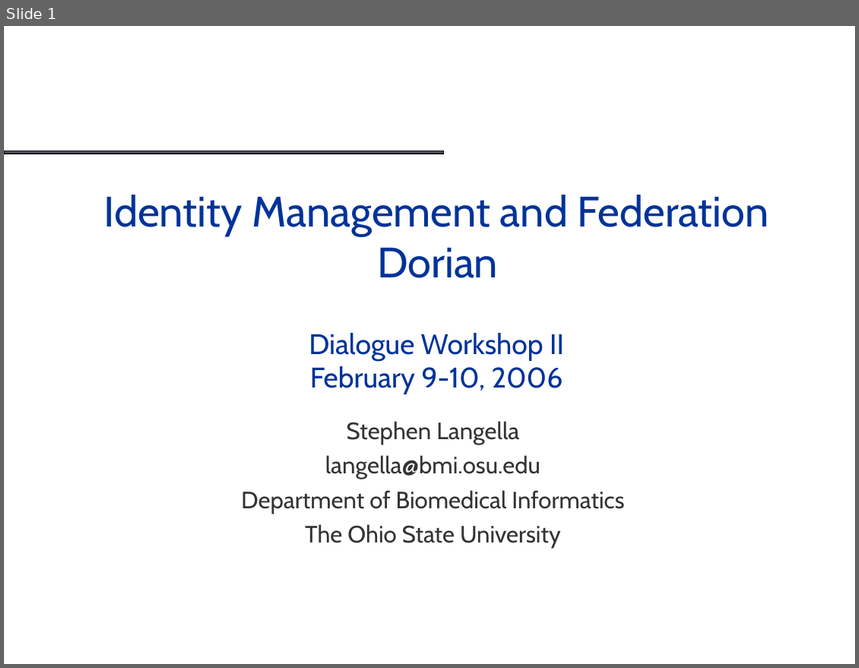
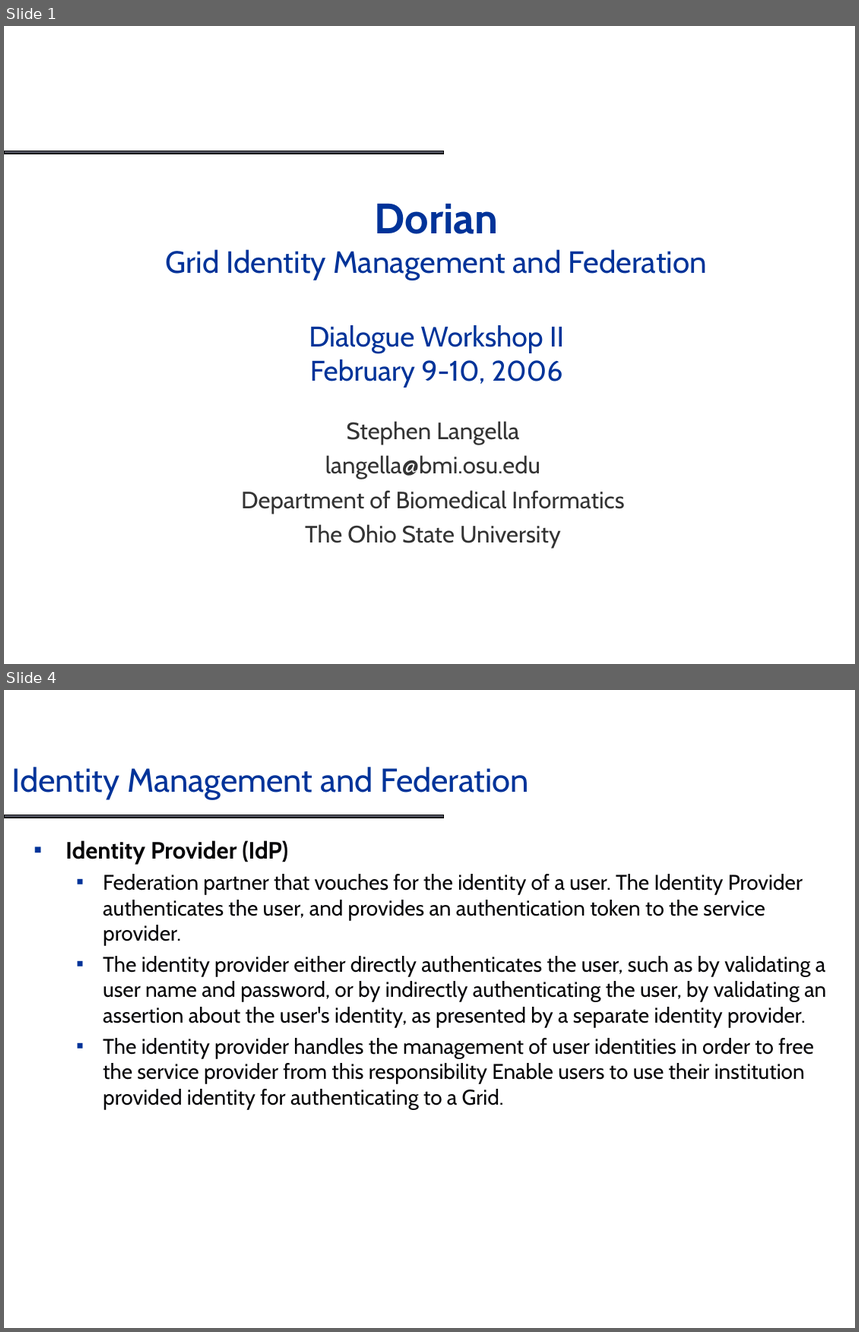
Before and after one commit to NCIP/cagrid-portal, a slide deck: cagrid-1-0/Documentation/presentations/dorian/Dorian_DIALOGUE2.ppt. Shown one above the other, each under a label of ours: slide 1 before the commit, slides 1 and 4 after it; the slides between them are not shown. The pictures are 859x668 and 859x1332 pixels, drawn with LibreOffice and Linux fonts; fonts in the diff are those of the drawing; background and template pictures are left out. Boxes give left, top, right and bottom in pixels: in the first picture for what was removed or moved away, otherwise in the second. Text is boxed around its words. In the diff, an @@ line names an element or a change of style, - is before the commit and + after.

```diff
--- a/cagrid-1-0/Documentation/presentations/dorian/Dorian_DIALOGUE2.ppt
+++ b/cagrid-1-0/Documentation/presentations/dorian/Dorian_DIALOGUE2.ppt
@@ slide 4 added at [4,690,855,1328], background #FFFFFF; not listed: 1 template element that a slide beside it also shows @@
@@ title added at [12,767,529,799], 28 pt, text #003399 @@
+Identity Management and Federation
@@ text added at [66,840,826,1110], 18 pt, text #070709 @@
+▪ Identity Provider (IdP)
+  ▪ Federation partner that vouches for the identity of a user. The Identity Provider authenticates the user, and provides an authentication token to the service provider.
+  ▪ The identity provider either directly authenticates the user, such as by validating a user name and password, or by indirectly authenticating the user, by validating an assertion about the user's identity, as presented by a separate identity provider.
+  ▪ The identity provider handles the management of user identities in order to free the service provider from this responsibility Enable users to use their institution provided identity for authenticating to a Grid.
@@ slide 1 changed as well @@
@@ title at [166,203,707,388]: text changed; size 36 to 26 pt @@
-Identity Management and Federation
-Dorian
-Dialogue Workshop II
-February 9-10, 2006
+Dorian
+Grid Identity Management and Federation
+Dialogue Workshop II
+February 9-10, 2006
```
Also in this commit, not shown: 7 other slides added, 1 slide removed, 2 other files.
